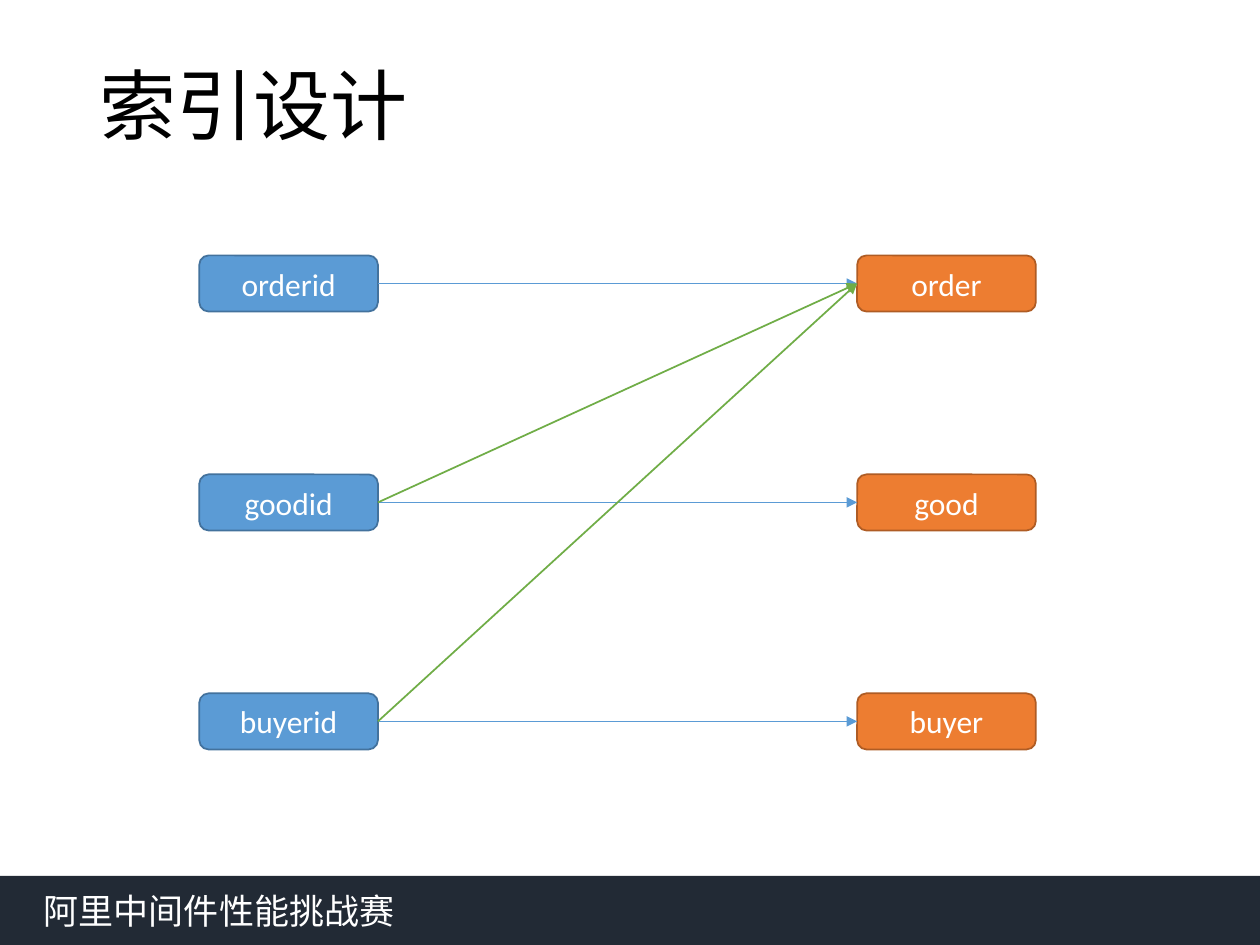
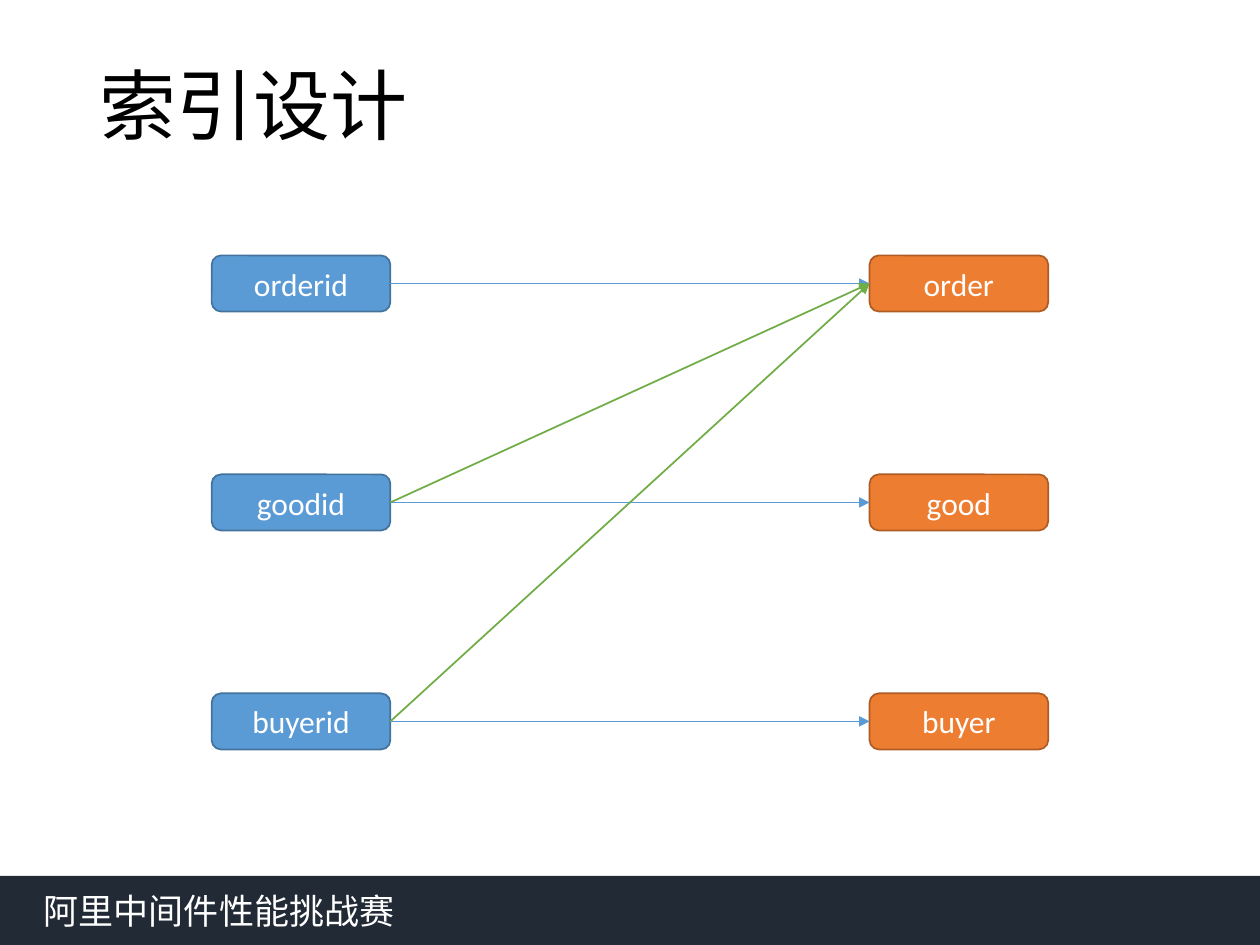
Before and after one commit to qwordy/AlibabaMiddlewareRace2, a slide deck: slide 5 of doc/中间件答辩yfy.pptx. Drawn at 1260x945 pixels with LibreOffice and Linux fonts; fonts in the diff are those of the drawing. Boxes give left, top, right and bottom in pixels: in the first picture for what was removed or moved away, otherwise in the second. Text is boxed around its words. In the diff, an @@ line names an element or a change of style, - is before the commit and + after.

```diff
--- a/doc/中间件答辩yfy.pptx
+++ b/doc/中间件答辩yfy.pptx
@@ 5 arrows, 3 rounded rectangles: place and size @@
-5 arrows, 3 rounded rectangles at [199, 256, 857, 750]
+5 arrows, 3 rounded rectangles at [212, 256, 869, 750]
@@ 3 rounded rectangles: place and size @@
-3 rounded rectangles at [857, 256, 1036, 750]
+3 rounded rectangles at [869, 256, 1048, 750]
```
Also in this commit, not shown: 2 other slides changed.
